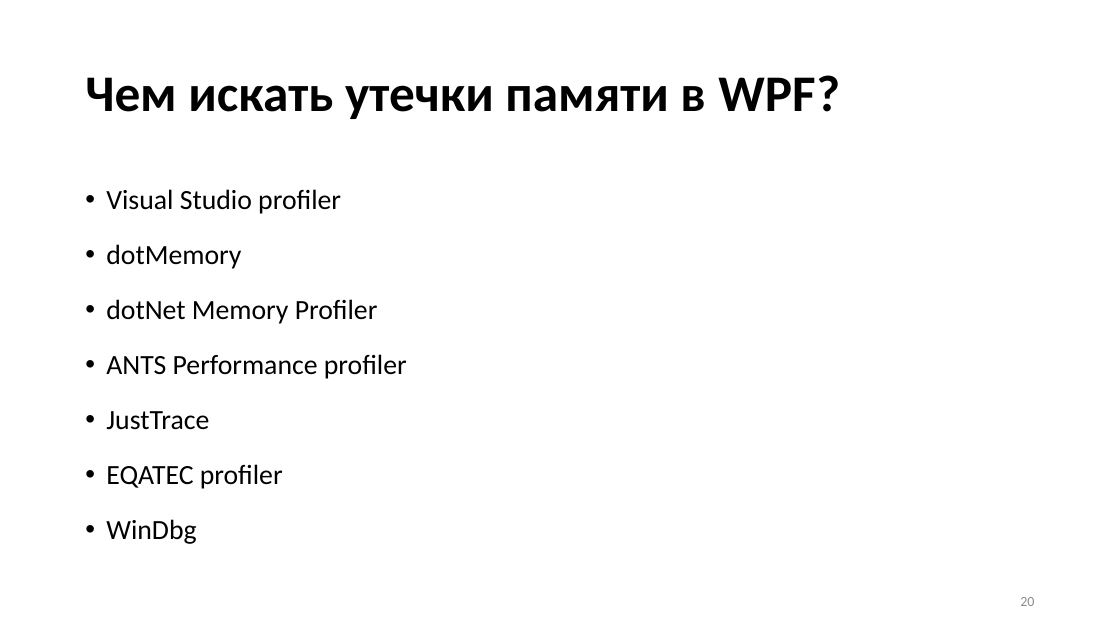
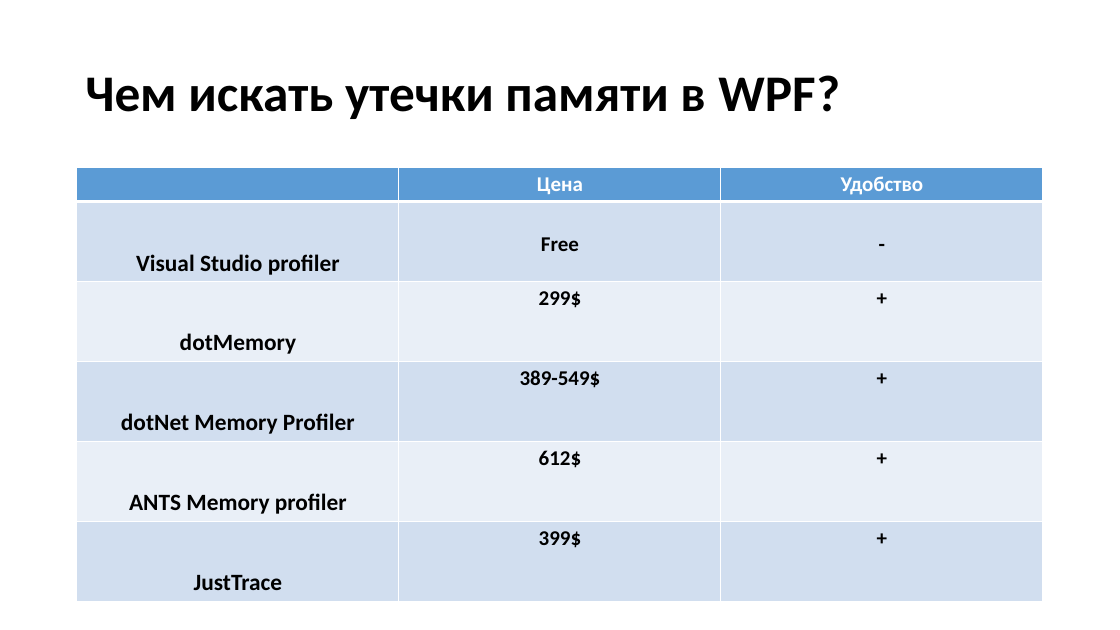
Before and after one commit to Talrandel/MemoryLeak, a slide deck: slide 20 of Утечки памяти.pptx. Drawn at 1120x630 pixels with LibreOffice and Linux fonts; fonts in the diff are those of the drawing. Boxes give left, top, right and bottom in pixels: in the first picture for what was removed or moved away, otherwise in the second. Text is boxed around its words. In the diff, an @@ line names an element or a change of style, - is before the commit and + after.

```diff
--- a/Утечки памяти.pptx
+++ b/Утечки памяти.pptx
@@ table added at (77,168,1043,594), 6 rows, 3 columns @@
+ | Цена | Удобство
+Visual Studio profiler | Free | -
+dotMemory | 299$ | +
+dotNet Memory Profiler | 389-549$ | +
+ANTS Memory profiler | 612$ | +
+JustTrace | 399$ | +
@@ text removed at (106,189,407,544) @@
-• Visual Studio profiler
-• dotMemory
-• dotNet Memory Profiler
-• ANTS Performance profiler
-• JustTrace
-• EQATEC profiler
-• WinDbg
@@ page number removed at (1020,597,1034,606) @@
-20
```
Also in this commit, not shown: 6 other slides changed, 1 slide removed, 31 other files.
